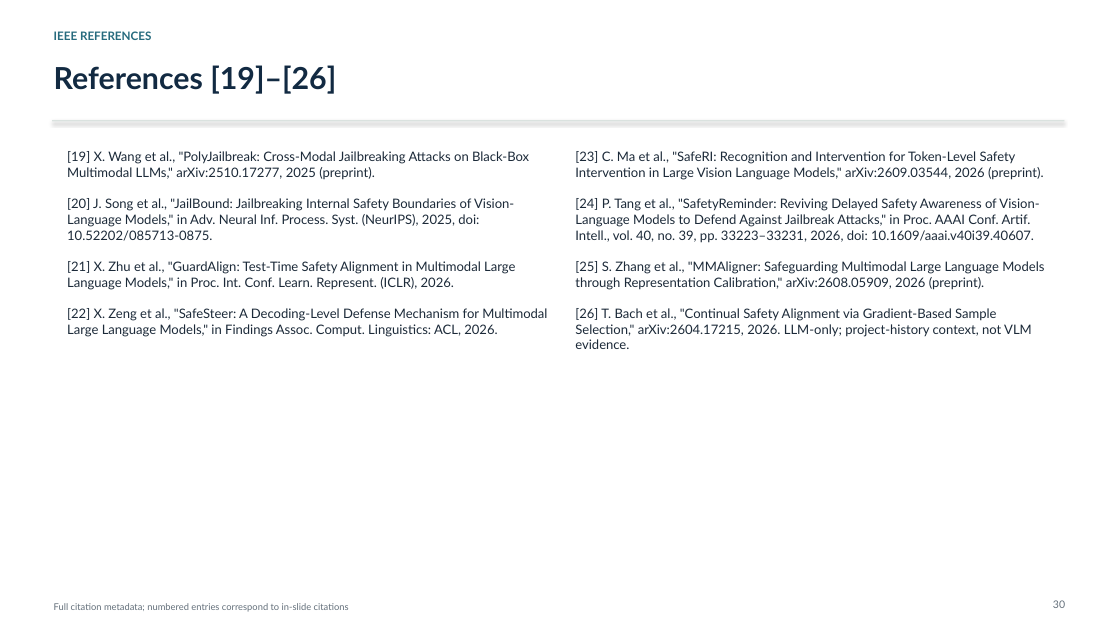
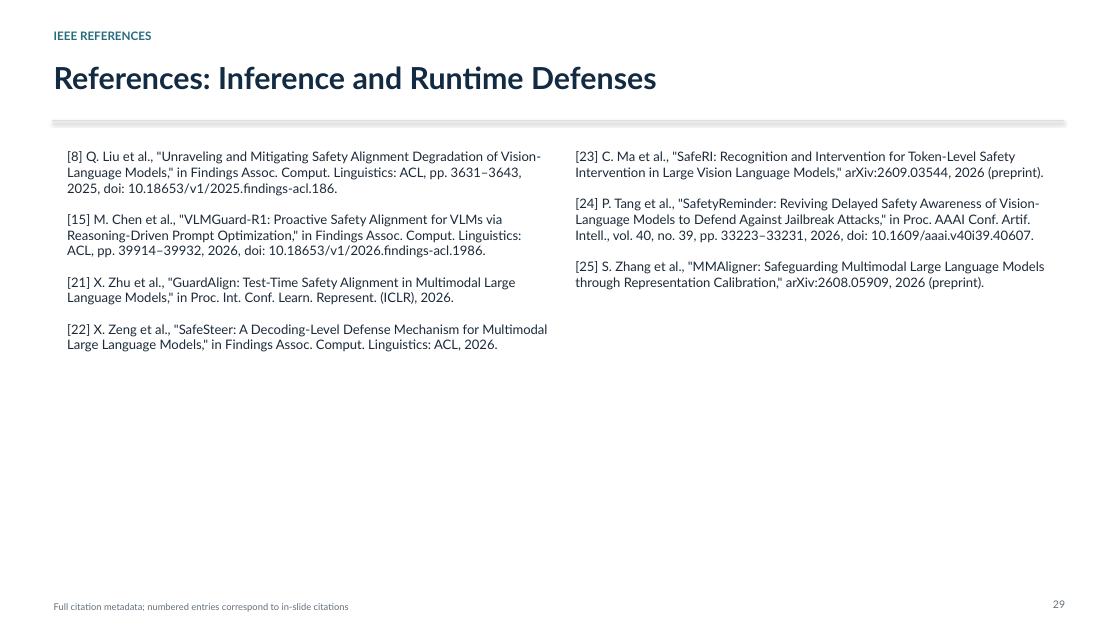
Before and after one commit to dev4-gpt/blissful-bose, a slide deck: slide 29 of presentation/VLM_Safety_Alignment_Research_Proposal.pptx (slide 30 before the commit). Drawn at 1120x630 pixels with LibreOffice and Linux fonts; fonts in the diff are those of the drawing. Boxes give left, top, right and bottom in pixels: in the first picture for what was removed or moved away, otherwise in the second. Text is boxed around its words. In the diff, an @@ line names an element or a change of style, - is before the commit and + after.

Commit message:
Group VLM safety references and add paper reading guide

```diff
--- a/presentation/VLM_Safety_Alignment_Research_Proposal.pptx
+++ b/presentation/VLM_Safety_Alignment_Research_Proposal.pptx
@@ text at [54,66,657,90]: text changed @@
-References [19]–[26]
+References: Inference and Runtime Defenses
@@ text at [67,151,547,352]: text changed @@
-[19] X. Wang et al., "PolyJailbreak: Cross-Modal Jailbreaking Attacks on Black-Box Multimodal LLMs," arXiv:2510.17277, 2025 (preprint).
-[20] J. Song et al., "JailBound: Jailbreaking Internal Safety Boundaries of Vision-Language Models," in Adv. Neural Inf. Process. Syst. (NeurIPS), 2025, doi: 10.52202/085713-0875.
-[21] X. Zhu et al., "GuardAlign: Test-Time Safety Alignment in Multimodal Large Language Models," in Proc. Int. Conf. Learn. Represent. (ICLR), 2026.
-[22] X. Zeng et al., "SafeSteer: A Decoding-Level Defense Mechanism for Multimodal Large Language Models," in Findings Assoc. Comput. Linguistics: ACL, 2026.
+[8] Q. Liu et al., "Unraveling and Mitigating Safety Alignment Degradation of Vision-Language Models," in Findings Assoc. Comput. Linguistics: ACL, pp. 3631–3643, 2025, doi: 10.18653/v1/2025.findings-acl.186.
+[15] M. Chen et al., "VLMGuard-R1: Proactive Safety Alignment for VLMs via Reasoning-Driven Prompt Optimization," in Findings Assoc. Comput. Linguistics: ACL, pp. 39914–39932, 2026, doi: 10.18653/v1/2026.findings-acl.1986.
+[21] X. Zhu et al., "GuardAlign: Test-Time Safety Alignment in Multimodal Large Language Models," in Proc. Int. Conf. Learn. Represent. (ICLR), 2026.
+[22] X. Zeng et al., "SafeSteer: A Decoding-Level Defense Mechanism for Multimodal Large Language Models," in Findings Assoc. Comput. Linguistics: ACL, 2026.
@@ text at [575,151,1044,290]: text changed @@
-[23] C. Ma et al., "SafeRI: Recognition and Intervention for Token-Level Safety Intervention in Large Vision Language Models," arXiv:2609.03544, 2026 (preprint).
-[24] P. Tang et al., "SafetyReminder: Reviving Delayed Safety Awareness of Vision-Language Models to Defend Against Jailbreak Attacks," in Proc. AAAI Conf. Artif. Intell., vol. 40, no. 39, pp. 33223–33231, 2026, doi: 10.1609/aaai.v40i39.40607.
-[25] S. Zhang et al., "MMAligner: Safeguarding Multimodal Large Language Models through Representation Calibration," arXiv:2608.05909, 2026 (preprint).
-[26] T. Bach et al., "Continual Safety Alignment via Gradient-Based Sample Selection," arXiv:2604.17215, 2026. LLM-only; project-history context, not VLM evidence.
+[23] C. Ma et al., "SafeRI: Recognition and Intervention for Token-Level Safety Intervention in Large Vision Language Models," arXiv:2609.03544, 2026 (preprint).
+[24] P. Tang et al., "SafetyReminder: Reviving Delayed Safety Awareness of Vision-Language Models to Defend Against Jailbreak Attacks," in Proc. AAAI Conf. Artif. Intell., vol. 40, no. 39, pp. 33223–33231, 2026, doi: 10.1609/aaai.v40i39.40607.
+[25] S. Zhang et al., "MMAligner: Safeguarding Multimodal Large Language Models through Representation Calibration," arXiv:2608.05909, 2026 (preprint).
@@ text at [1053,600,1065,608]: text changed @@
-30
+29
```
Also in this commit, not shown: 2 other slides changed, 1 slide added, 5 other files.
